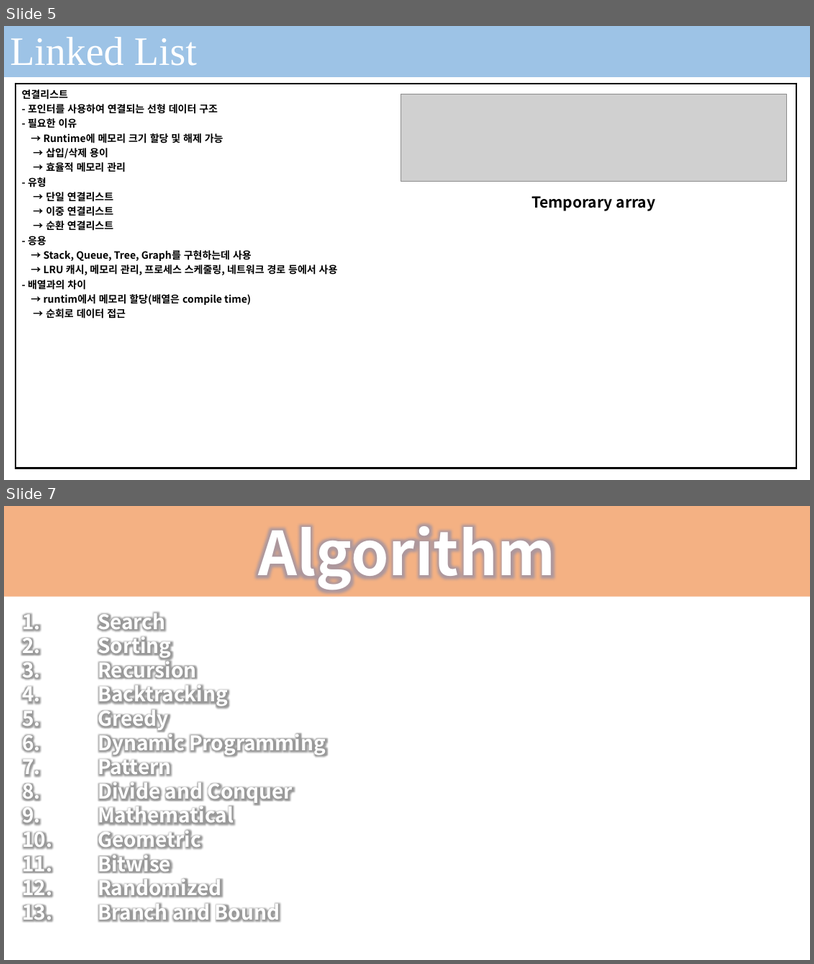
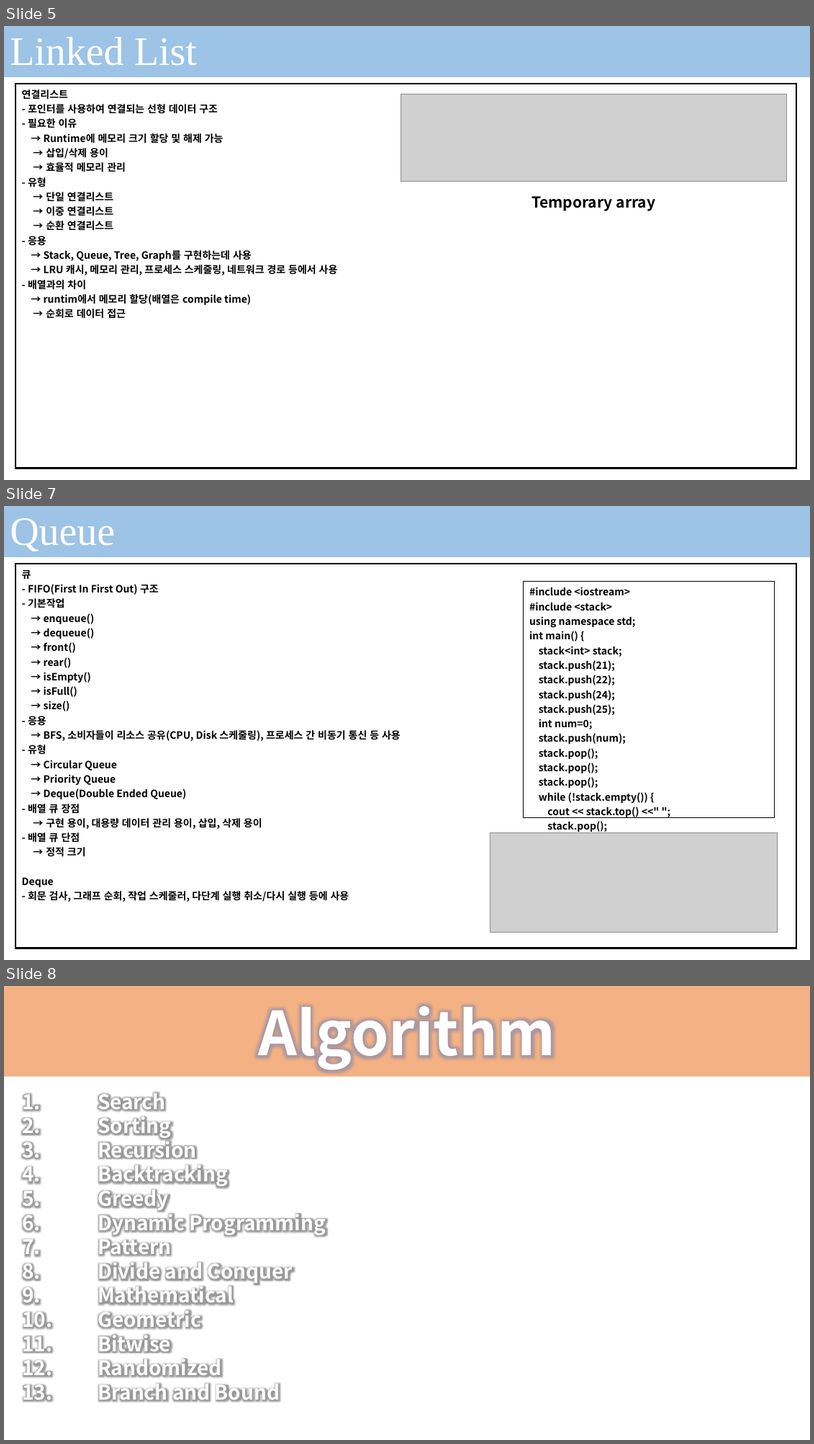
Before and after one commit to seonghokim/Study, a slide deck: Algorithm in c.pptx. Shown one above the other, each under a label of ours: slides 5 and 7 before the commit, slides 5, 7 and 8 after it; the slides between them are not shown. The pictures are 814x964 and 814x1444 pixels, drawn with LibreOffice and Linux fonts; fonts in the diff are those of the drawing; grey boxes stand for pictures; background and template pictures are left out. Boxes give left, top, right and bottom in pixels: in the first picture for what was removed or moved away, otherwise in the second. Text is boxed around its words. In the diff, an @@ line names an element or a change of style, - is before the commit and + after.

```diff
--- a/Algorithm in c.pptx
+++ b/Algorithm in c.pptx
@@ slide 7 added at bbox=[4, 506, 810, 960], background #FFFFFF; not listed: 1 template element that a slide beside it also shows @@
@@ rectangle added at bbox=[4, 506, 810, 557], fill #9DC3E6 @@
@@ text added at bbox=[10, 518, 115, 551], 48 pt, text #FFFFFF @@
+Queue
@@ table added at bbox=[16, 564, 797, 948], 1 rows, 1 columns @@
+큐 / - FIFO(First In First Out) 구조 / - 기본작업 / → enqueue() / → dequeue() / → front() / → rear() / → isEmpty() / → isFull() / → size() / - 응용 / → BFS, 소비자들이 리소스 공유(CPU, Disk 스케줄링), 프로세스 간 비동기 통신 등 사용 / - 유형 / → Circular Queue / → Priority Queue / → Deque(Double Ended Queue) / - 배열 큐 장점 / → 구현 용이, 대용량 데이터 관리 용이, 삽입, 삭제 용이 / - 배열 큐 단점 / → 정적 크기 / Deque / - 회문 검사, 그래프 순회, 작업 스케줄러, 다단계 실행 취소/다시 실행 등에 사용
@@ table added at bbox=[524, 581, 774, 836], 1 rows, 1 columns @@
+#include <iostream> / #include <stack> / using namespace std; / int main() { / stack<int> stack; / stack.push(21); / stack.push(22); / stack.push(24); / stack.push(25); / int num=0; / stack.push(num); / stack.pop(); / stack.pop(); / stack.pop(); / while (!stack.empty()) { / cout << stack.top() <<" "; / stack.pop(); / } / }
@@ picture added at bbox=[491, 833, 778, 932] @@
@@ what was slide 7 is now slide 8 @@
```
Also in this commit, not shown: 2 slides changed, 1 other file.
